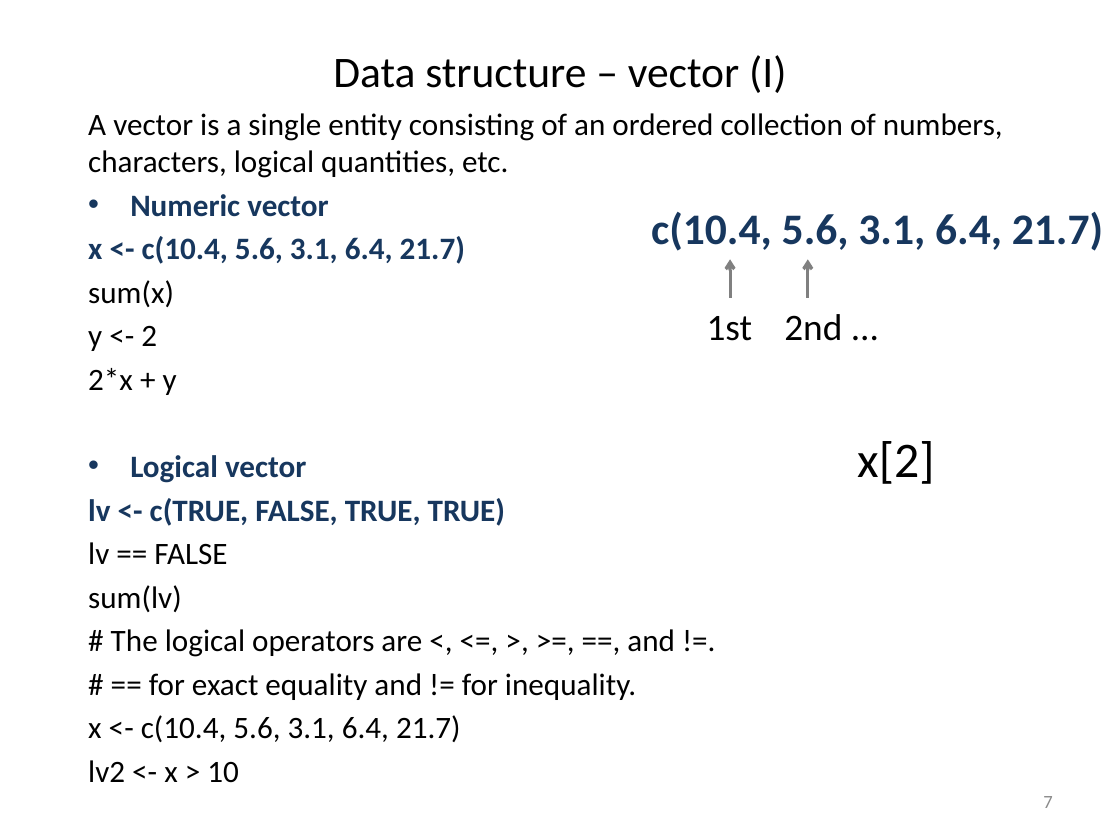
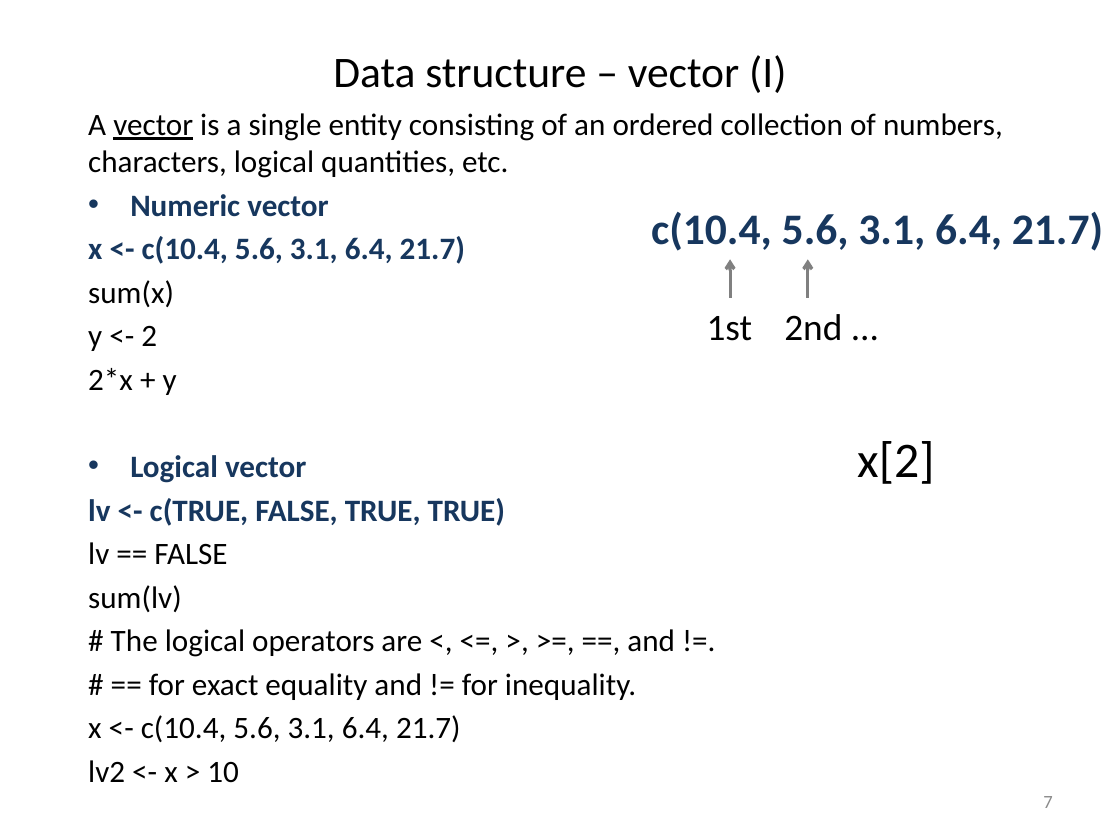
Before and after one commit to liu3zhenlab/teaching, a slide deck: slide 7 of PLPTH813Bioinformatis/2023/lectures/lecture04_R.pptx. Drawn at 1120x840 pixels with LibreOffice and Linux fonts; fonts in the diff are those of the drawing. Boxes give left, top, right and bottom in pixels: in the first picture for what was removed or moved away, otherwise in the second. Text is boxed around its words. In the diff, an @@ line names an element or a change of style, - is before the commit and + after.

```diff
--- a/PLPTH813Bioinformatis/2023/lectures/lecture04_R.pptx
+++ b/PLPTH813Bioinformatis/2023/lectures/lecture04_R.pptx
@@ text at bbox=[88, 113, 1003, 178]: underline on in "vector" @@
```
Also in this commit, not shown: 10 other slides changed, 2 slides removed.
